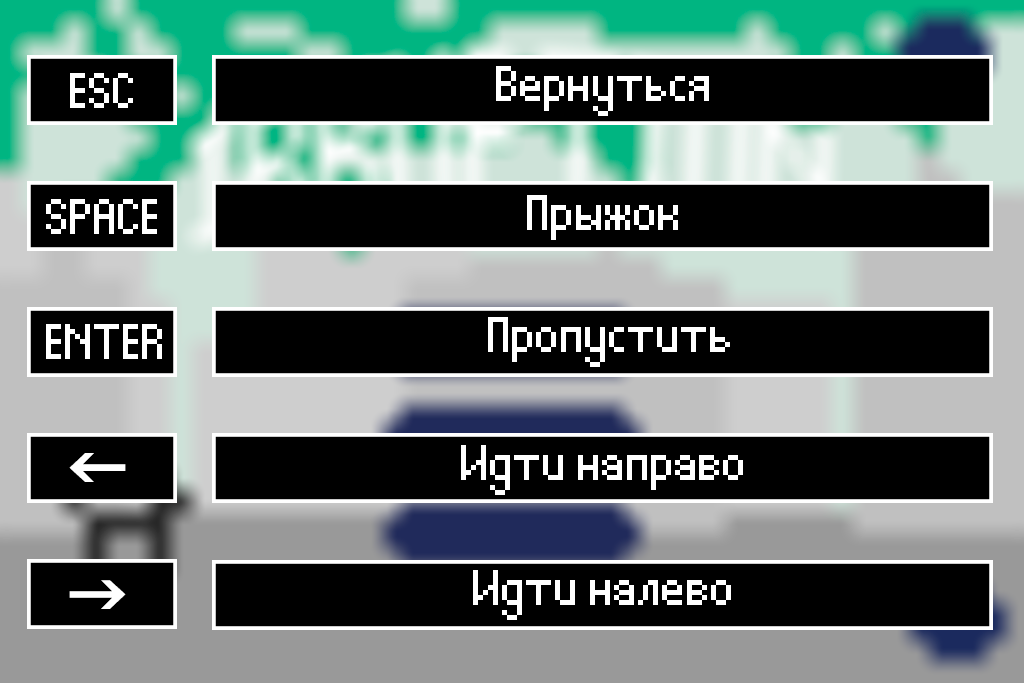
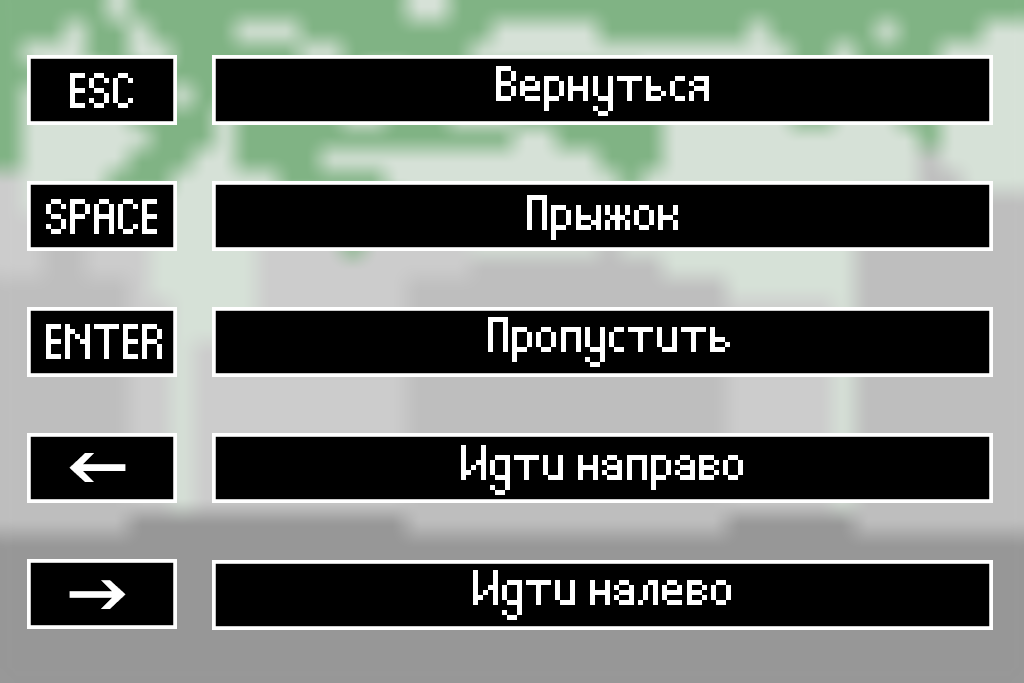
Layer changes from the first 1024 × 683 image to the second:
renamed "Без имени-2" to "fon", painted on it over left=0, top=0, right=1024, bottom=673
